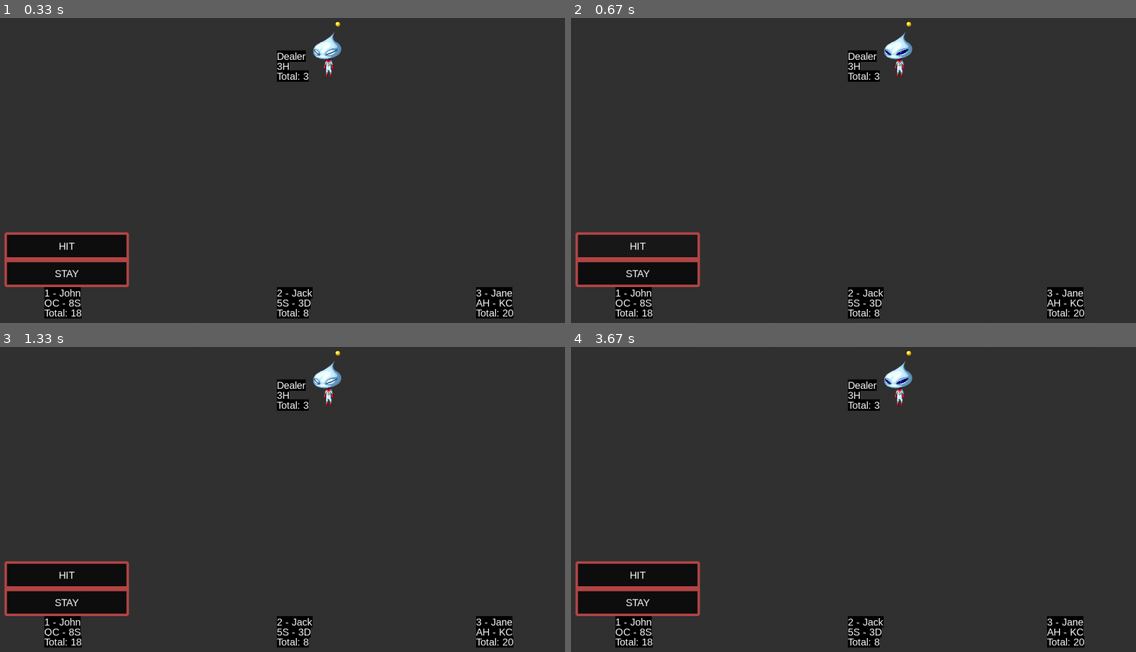
Above: before the commit, frames 1-4 (two rows, left to right).
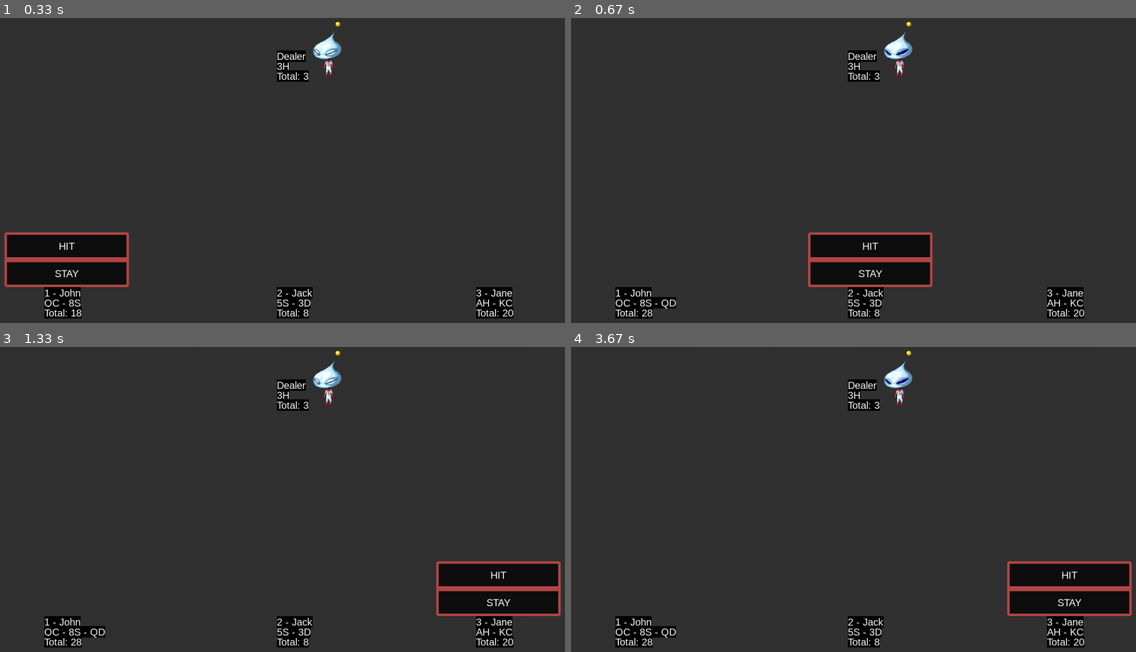
Above: after the commit, the same moments.

Repository: ekoret/blackjack-py
Game: pygame game, started from main.py
The game is run twice, just before and just after one commit, with the same random seed, the same clock (stepped at 60 frames per second) and the same inputs.
Inputs (mouse positions are in pixels of both pictures, inside the frame that each line leads up to):
- Up to frame 1 (0.33 s): no input
- Up to frame 2 (0.67 s): click "HIT" at 0.38 s
- Up to frame 3 (1.33 s): click (333, 606) at 0.72 s
- Up to frame 4 (3.67 s): tap Space at 2, 3.57 s; click (853, 557) at 2.38 s; click (825, 447) at 2.72 s

Frame 1 is identical in both runs. In frame 2, 7.5% of the frame differs, in the area x 0-65%, y 70-99%; in frame 3, 8.0%, in the area x 0-100%, y 70-99%; in frame 4, 8.0%.

Commit message:
add back hit and stay functionality

Diff:
--- a/game.py
+++ b/game.py
@@ -116,12 +116,12 @@
             Event Loop
             Listen for keyboard presses and mouse clicks
             """
-            self.run_event_loop()
+            self.run_event_loop(self, current_player)
 
             pygame.display.flip()  # update the screen
             self.clock.tick(self.framerate)  # set the framerate
 
-    def run_event_loop(self):
+    def run_event_loop(self, game, current_player):
         for event in pygame.event.get():
             if (event.type == pygame.QUIT):
                 pygame.quit()
@@ -137,7 +137,7 @@
                         self.game_paused = True
 
             for button in self.player_menu.buttons:
-                button.handle_events(event)
+                button.handle_events(event, game, current_player)
 
     """TODO: needs to be refactored into Dealer"""
 
--- a/game_button.py
+++ b/game_button.py
@@ -44,11 +44,14 @@
         pygame.draw.rect(screen, bg_colour, self.rect)
         screen.blit(self.surface, self.surface_rect)
 
-    def handle_events(self, event):
+    def handle_events(self, event, game, current_player):
         """Event loop for button clicks"""
         if (event.type == pygame.MOUSEBUTTONDOWN):
             if self.rect.collidepoint(event.pos):
                 if (self.text.lower() == "hit"):
-                    print("confirmed hit clicked")
+                    """Deal card to player"""
+                    current_player.add_card(game.deck.deal_card())
+                    if (current_player.get_hand_total() >= 21):
+                        game.current_player_turn += 1
                 if (self.text.lower() == "stay"):
-                    print("confirmed stay clicked")
+                    game.current_player_turn += 1
